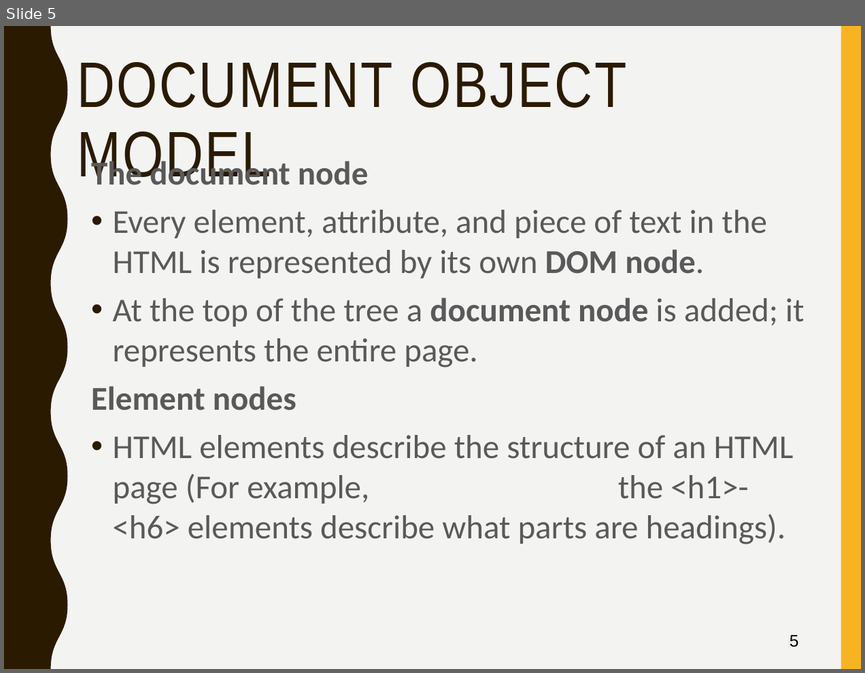
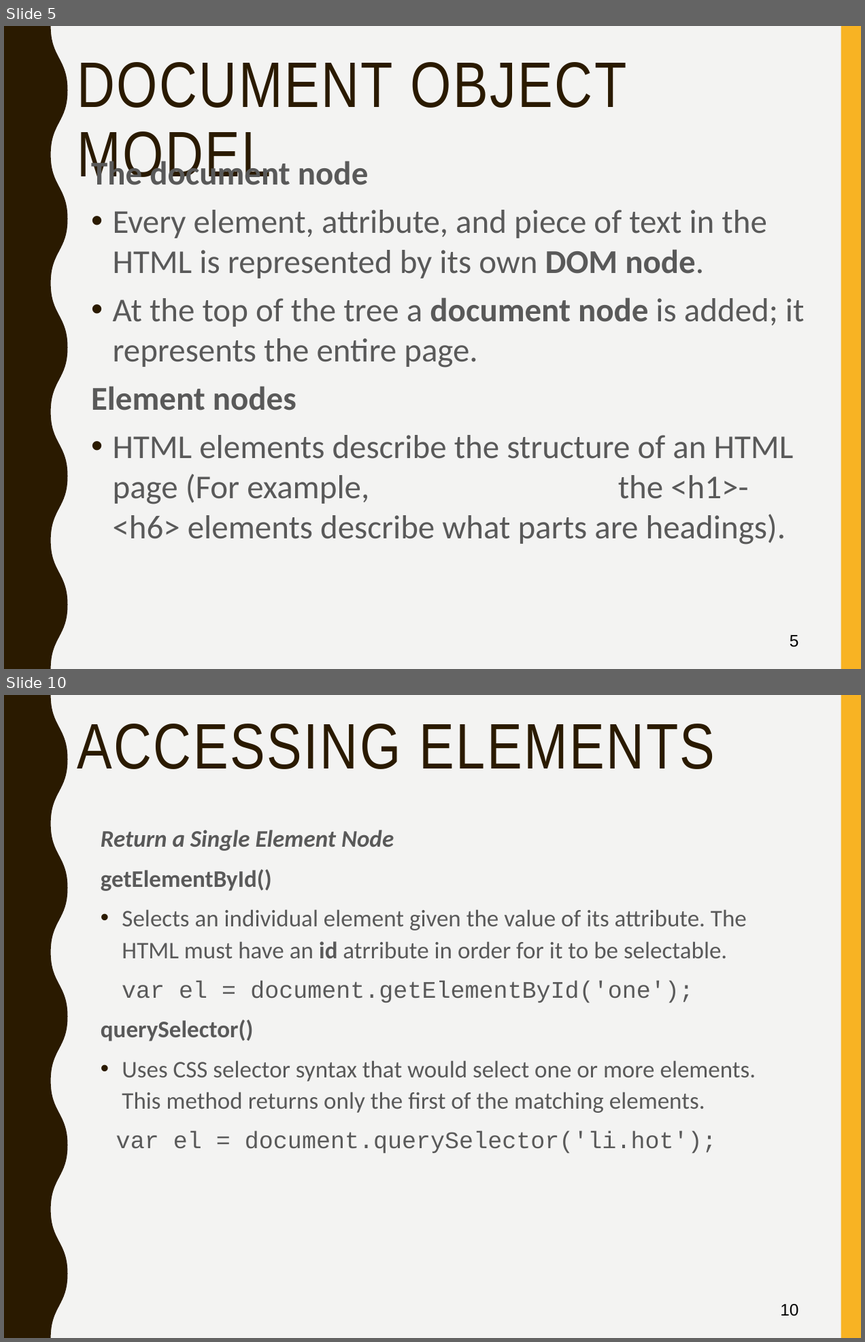
Before and after one commit to mlyngweb1/Website-Development-2-src, a slide deck: topic-04-JavaScript-3/talk-1/talk-1.pptx. Shown one above the other, each under a label of ours: slide 5 before the commit, slides 5 and 10 after it; the slides between them are not shown. The pictures are 865x673 and 865x1342 pixels, drawn with LibreOffice and Linux fonts; fonts in the diff are those of the drawing. Boxes give left, top, right and bottom in pixels: in the first picture for what was removed or moved away, otherwise in the second. Text is boxed around its words. In the diff, an @@ line names an element or a change of style, - is before the commit and + after.

```diff
--- a/topic-04-JavaScript-3/talk-1/talk-1.pptx
+++ b/topic-04-JavaScript-3/talk-1/talk-1.pptx
@@ slide 10 added at (4,695,861,1338), background #F3F3F2; not listed: 2 template elements that a slide beside it also shows @@
@@ title added at (77,724,715,769), 54 pt, text #2A1A00 @@
+ACCESSING ELEMENTS
@@ text added at (101,830,756,1153), 20 pt, text #595959 @@
+Return a Single Element Node
+getElementById()
+• Selects an individual element given the value of its attribute. The HTML must have an id atrribute in order for it to be selectable.
+var el = document.getElementById('one');
+querySelector()
+• Uses CSS selector syntax that would select one or more elements. This method returns only the first of the matching elements.
+var el = document.querySelector('li.hot');
@@ page number added at (780,1304,798,1316), 14 pt, text #000000 @@
+10
```
Also in this commit, not shown: 4 slides changed, 19 other slides added, 41 slides removed, 18 other files.
